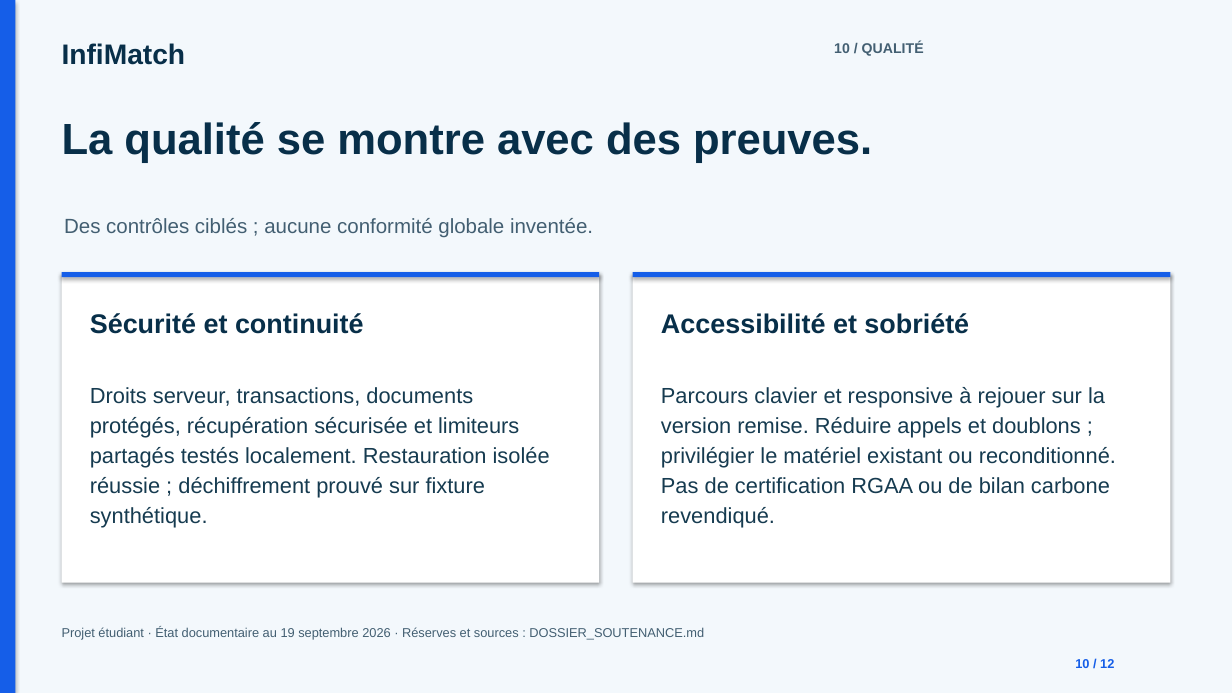
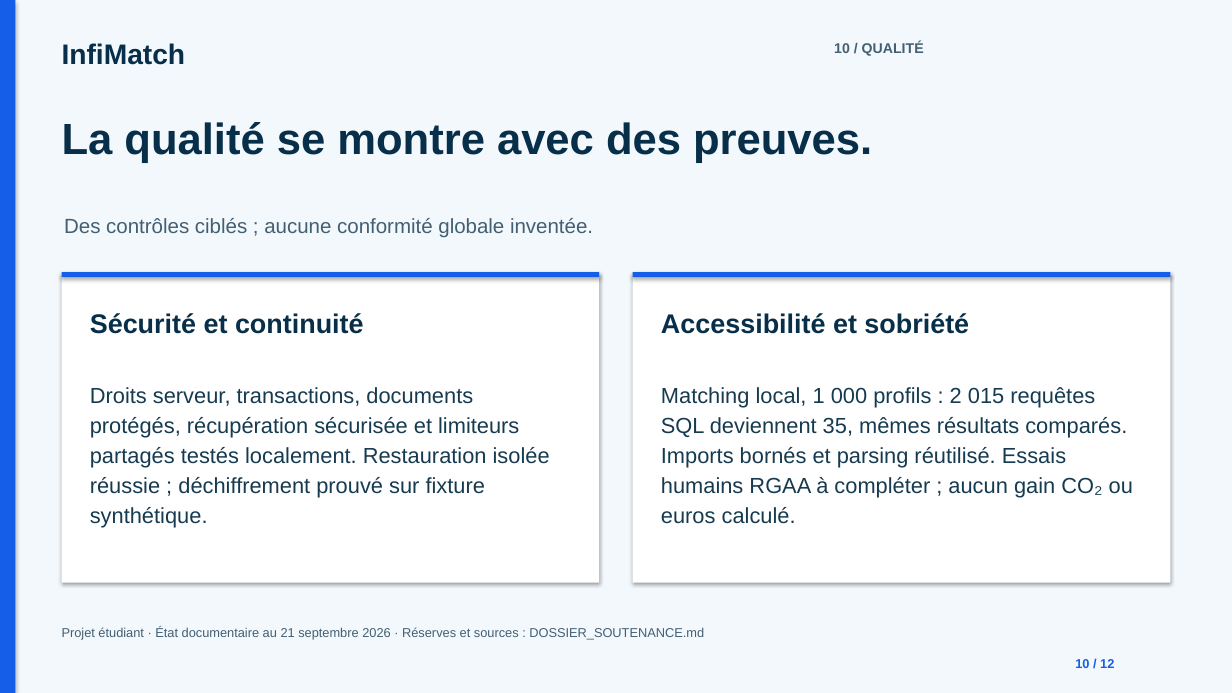
Before and after one commit to lebretyves/Infimactch_Prod, a slide deck: slide 10 of docs/presentation/InfiMatch_Soutenance.pptx. Drawn at 1232x693 pixels with LibreOffice and Linux fonts; fonts in the diff are those of the drawing. Boxes give left, top, right and bottom in pixels: in the first picture for what was removed or moved away, otherwise in the second. Text is boxed around its words. In the diff, an @@ line names an element or a change of style, - is before the commit and + after.

```diff
--- a/docs/presentation/InfiMatch_Soutenance.pptx
+++ b/docs/presentation/InfiMatch_Soutenance.pptx
@@ text at [661,387,1133,524]: text changed @@
-Parcours clavier et responsive à rejouer sur la version remise. Réduire appels et doublons ; privilégier le matériel existant ou reconditionné. Pas de certification RGAA ou de bilan carbone revendiqué.
+Matching local, 1 000 profils : 2 015 requêtes SQL deviennent 35, mêmes résultats comparés. Imports bornés et parsing réutilisé. Essais humains RGAA à compléter ; aucun gain CO₂ ou euros calculé.
@@ text at [62,627,704,640]: text changed @@
-Projet étudiant · État documentaire au 19 septembre 2026 · Réserves et sources : DOSSIER_SOUTENANCE.md
+Projet étudiant · État documentaire au 21 septembre 2026 · Réserves et sources : DOSSIER_SOUTENANCE.md
```
Also in this commit, not shown: 11 other slides changed, 44 other files.
